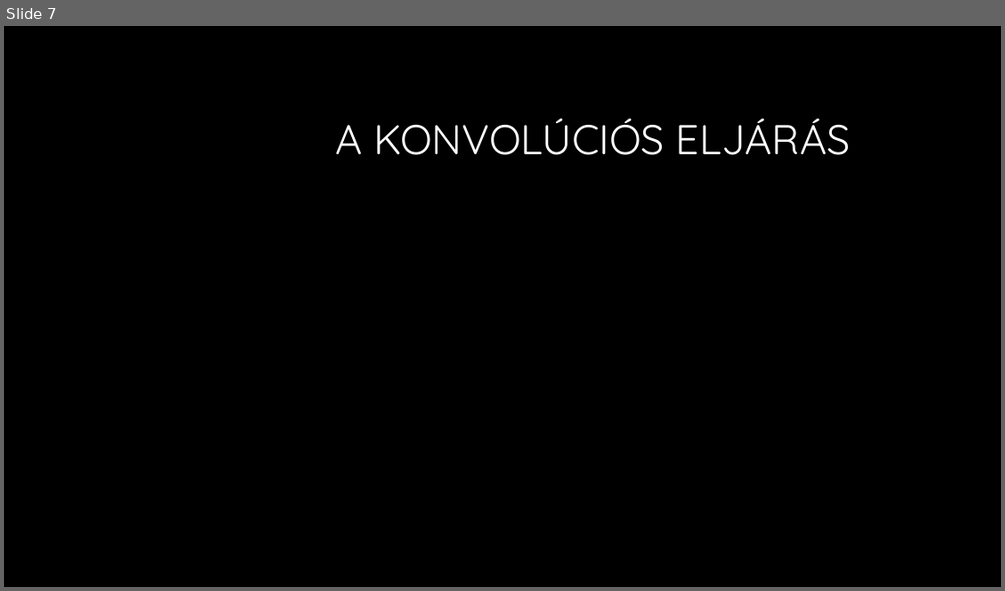
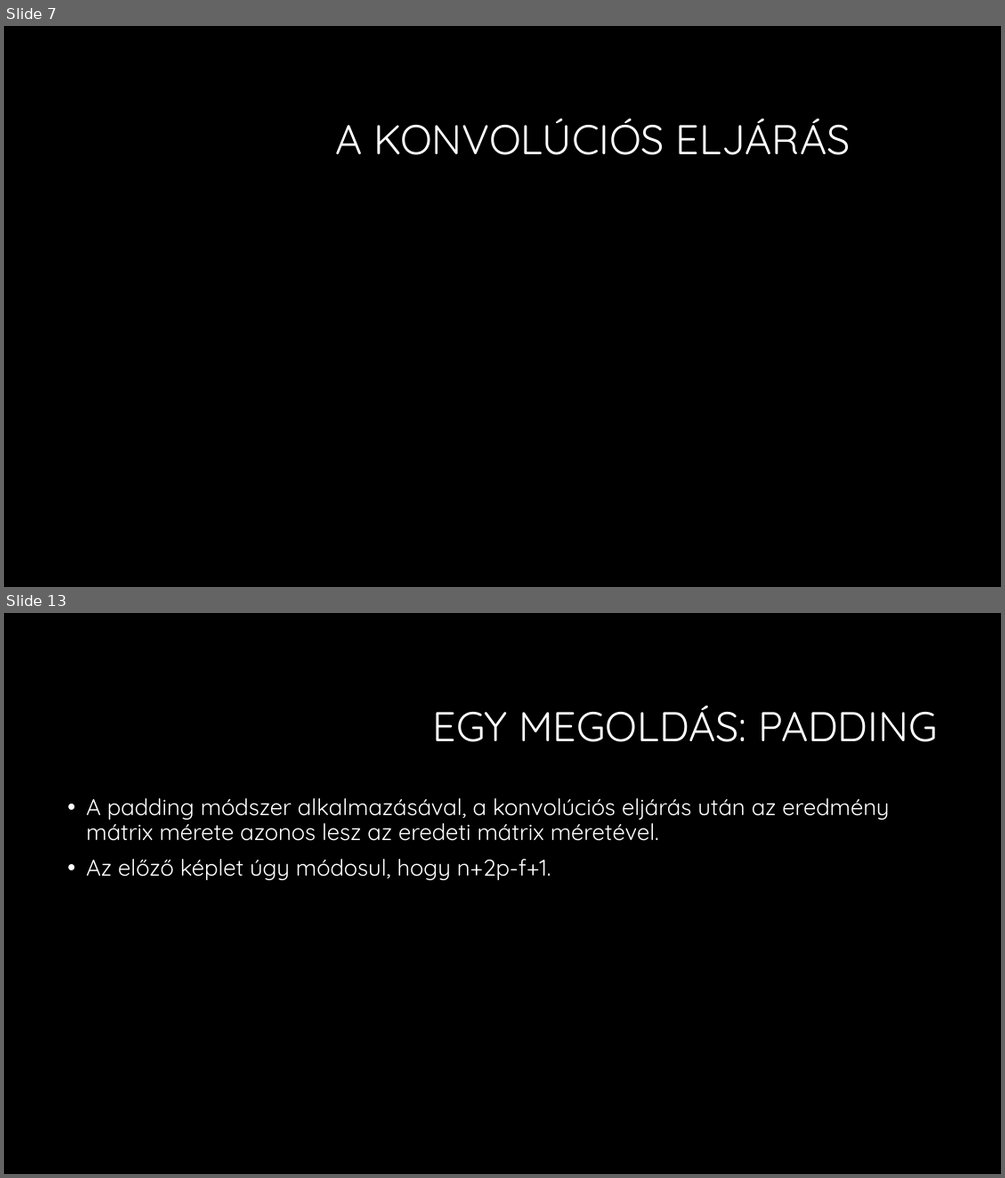
Before and after one commit to martontamas92/CNN, a slide deck: Konvolúciós neuronhálók.pptx. Shown one above the other, each under a label of ours: slide 7 before the commit, slides 7 and 13 after it; the slides between them are not shown. The pictures are 1005x591 and 1005x1178 pixels, drawn with LibreOffice and Linux fonts; fonts in the diff are those of the drawing; grey boxes stand for pictures; background and template pictures are left out. Boxes give left, top, right and bottom in pixels: in the first picture for what was removed or moved away, otherwise in the second. Text is boxed around its words. In the diff, an @@ line names an element or a change of style, - is before the commit and + after.

Commit message:
padding-ig

```diff
--- a/Konvolúciós neuronhálók.pptx
+++ b/Konvolúciós neuronhálók.pptx
@@ slide 13 added at (4,613,1001,1174), background #000000 @@
@@ title added at (433,705,937,742), 40 pt, text #FFFFFF @@
+EGY MEGOLDÁS: PADDING
@@ text added at (86,798,889,880), 22 pt, text #FFFFFF @@
+• A padding módszer alkalmazásával, a konvolúciós eljárás után az eredmény mátrix mérete azonos lesz az eredeti mátrix méretével.
+• Az előző képlet úgy módosul, hogy n+2p-f+1.
```
Also in this commit, not shown: 4 slides changed, 6 other slides added.
